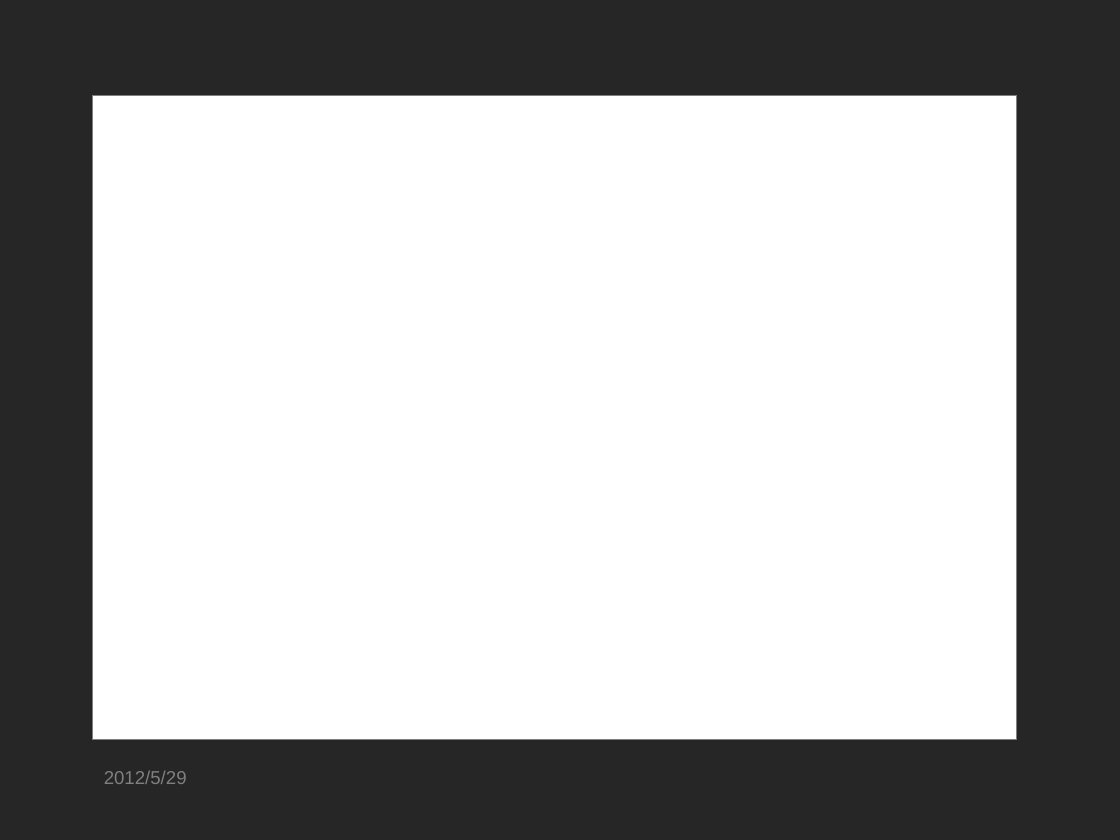
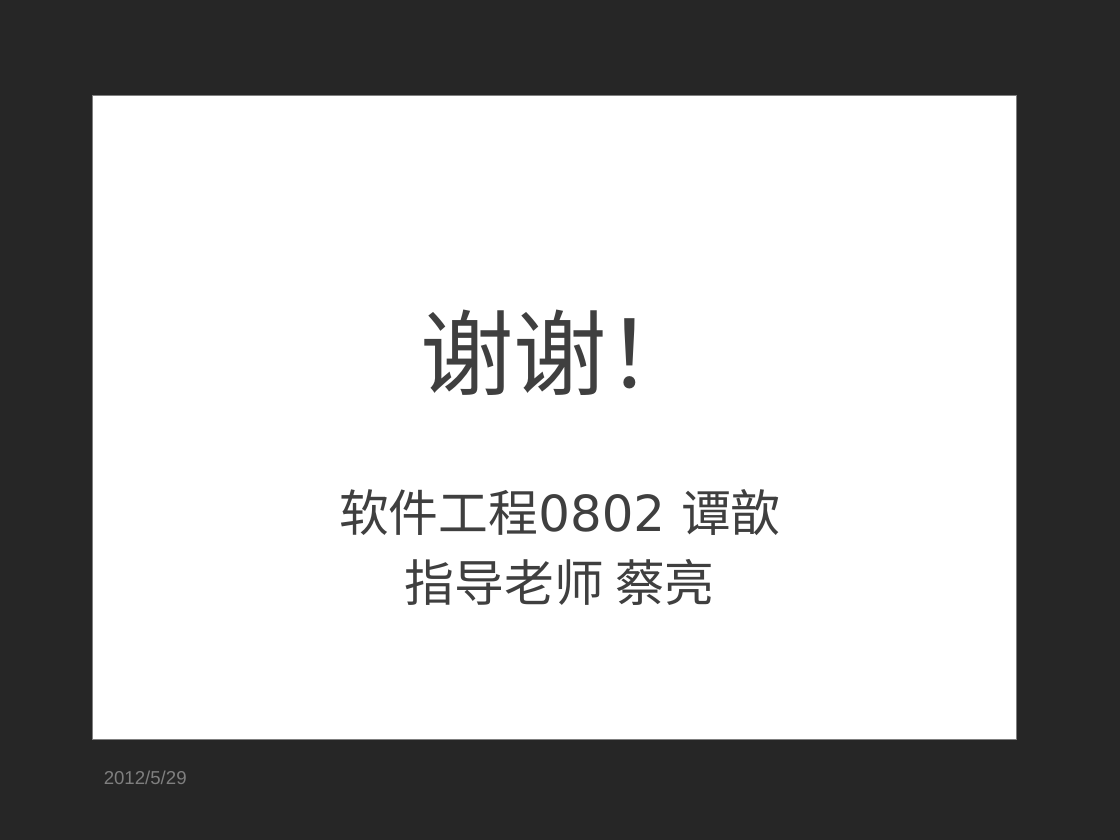
Before and after one commit to SoSkyrim/ricky-tan, a slide deck: slide 20 of work/毕业设计_答辩.pptx (slide 16 before the commit). Drawn at 1120x840 pixels with LibreOffice and Linux fonts; fonts in the diff are those of the drawing; background and template pictures are left out. Boxes give left, top, right and bottom in pixels: in the first picture for what was removed or moved away, otherwise in the second. Text is boxed around its words. In the diff, an @@ line names an element or a change of style, - is before the commit and + after.

```diff
--- a/work/毕业设计_答辩.pptx
+++ b/work/毕业设计_答辩.pptx
@@ title added at [420,309,700,395], 60 pt, text #3F3F3F @@
+谢谢！
@@ subtitle added at [339,489,781,605], 32 pt, text #3F3F3F @@
+软件工程0802 谭歆
+指导老师 蔡亮
```
Also in this commit, not shown: 2 other slides changed, 4 slides added, 1 slide removed.
